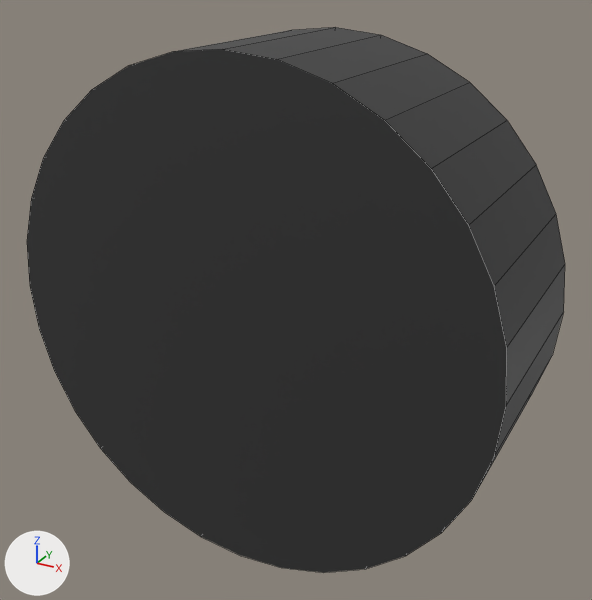
A saved change to the FBX model Content/Vehicles/OffroadCar/Tire.fbx.
Both versions are drawn from a 50 mm lens placed at (2.445, -0.078, 0.679), pointed at (1.694, 1.287, -0.004). The lights are fixed; the arrows at lower left show +X, +Y and +Z. Mesh edges are drawn as thin lines.

The first picture shows 'Wheels Front.001'.
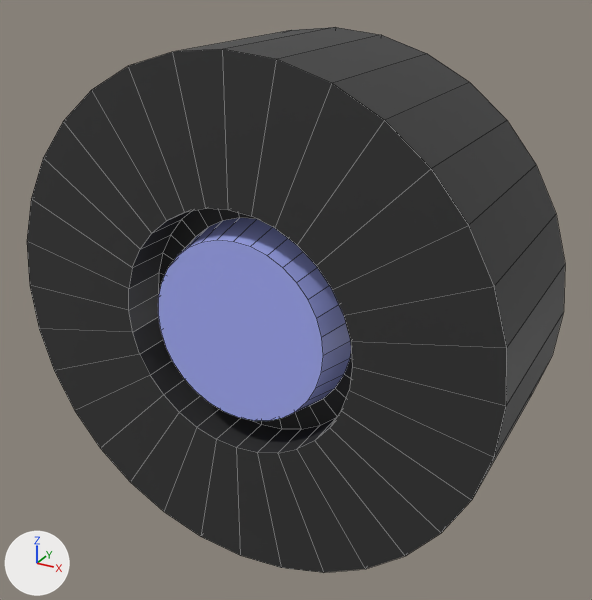
The newer file is also turned or shifted as a whole; pictures and numbers use the older file's frame.

Pixel boxes [x1, y1, x2, y2] of what changed, in the pictures (592 x 600 px):
part 1 of me_cylinder_012, built on: [27, 49, 506, 573] in both

Diff of the bpy script that builds the scene:
```diff
--- a/Content/Vehicles/OffroadCar/Tire.fbx.py
+++ b/Content/Vehicles/OffroadCar/Tire.fbx.py
@@ me_cylinder_012 @@
 # used by ob_wheels_front_001; location = (1.677, 1.287, 0.0)
-me_cylinder_012.from_pydata(...)  # 192 vertices, 162 faces; spans x -0.517..0.517, y -0.213..0.198, z -0.517..0.517
+me_cylinder_012.from_pydata(...)  # 320 vertices, 290 faces; spans x -0.517..0.517, y -0.213..0.198, z -0.517..0.517
+# me_cylinder_012 part 1
+# 1 face is deleted
+# 96 vertices are added at x -0.247..0.247, y -0.213..-0.117, z -0.247..0.247
+# 32 new vertices lie (0.0, 0.096, 0.0) away from vertices in x -0.247..0.247, y -0.213, z -0.247..0.247
+# 96 new faces join them, mat_tire (black #323232)
+# 33 new faces join them, mat_bumper (blue #a6aef8)
 me_cylinder_012.materials.append(mat_tire)
```
